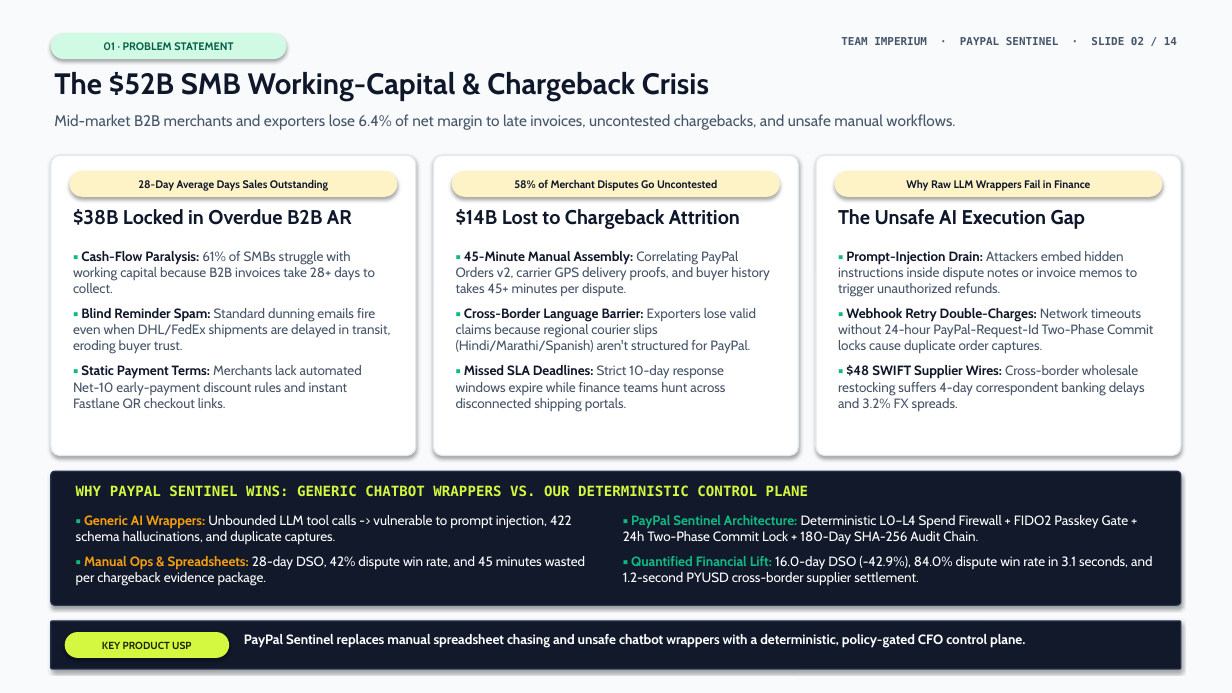
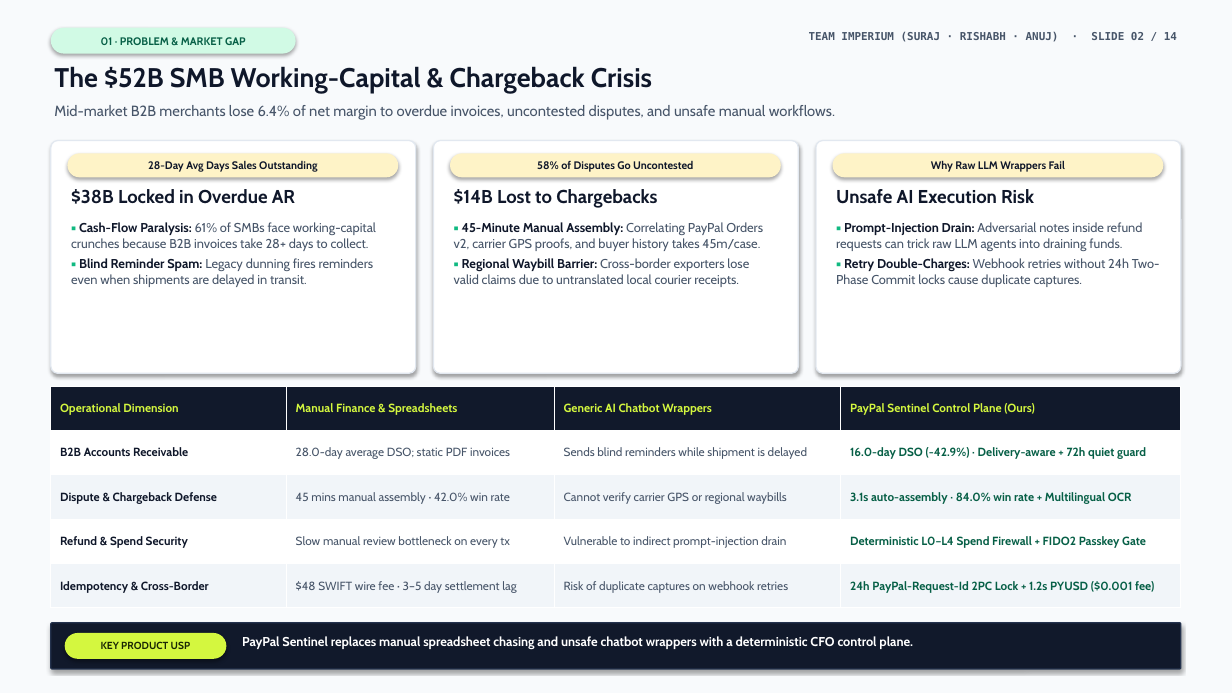
Before and after one commit to surajsaggam/PayPal, a slide deck: slide 2 of deliverables/presentation/PayPal-Sentinel-Executive-Deck.pptx. Drawn at 1232x693 pixels with LibreOffice and Linux fonts; fonts in the diff are those of the drawing. Boxes give left, top, right and bottom in pixels: in the first picture for what was removed or moved away, otherwise in the second. Text is boxed around its words. In the diff, an @@ line names an element or a change of style, - is before the commit and + after.

Commit message:
feat(ppt): fix all slide text overlaps, add flow strips & comparison/ROI tables, export PDF

```diff
--- a/deliverables/presentation/PayPal-Sentinel-Executive-Deck.pptx
+++ b/deliverables/presentation/PayPal-Sentinel-Executive-Deck.pptx
@@ rounded rectangle "01 · PROBLEM & MARKET ...": place and size @@
-rounded rectangle "01 · PROBLEM & MARKET ..." at (51,33,287,59)
+rounded rectangle "01 · PROBLEM & MARKET ..." at (51,28,296,54)
@@ text "The $52B SMB Working-Capital & ..." at (54,66,652,94): size 23 to 21 pt @@
@@ text in rounded rectangle at (101,37,246,45): text changed @@
-01 · PROBLEM STATEMENT
+01 · PROBLEM & MARKET GAP
@@ text at (809,31,1177,42): text changed @@
-TEAM IMPERIUM · PAYPAL SENTINEL · SLIDE 02 / 14
+TEAM IMPERIUM (SURAJ · RISHABH · ANUJ) · SLIDE 02 / 14
@@ text at (54,105,835,120): text changed; size 12 to 11.5 pt @@
-Mid-market B2B merchants and exporters lose 6.4% of net margin to late invoices, uncontested chargebacks, and unsafe manual workflows.
+Mid-market B2B merchants lose 6.4% of net margin to overdue invoices, uncontested disputes, and unsafe manual workflows.
@@ rounded rectangle: place and size @@
-rounded rectangle at (51,155,416,456)
+rounded rectangle at (51,140,416,373)
@@ rounded rectangle: place and size @@
-rounded rectangle at (433,155,799,456)
+rounded rectangle at (433,140,799,373)
@@ rounded rectangle: place and size @@
-rounded rectangle at (816,155,1181,456)
+rounded rectangle at (816,140,1181,373)
@@ text in rounded rectangle at (148,161,317,172): text changed @@
-28-Day Average Days Sales Outstanding
+28-Day Avg Days Sales Outstanding
@@ text in rounded rectangle at (537,161,693,172): text changed @@
-58% of Merchant Disputes Go Uncontested
+58% of Disputes Go Uncontested
@@ 3 rounded rectangles: place and size @@
-3 rounded rectangles at (69,171,1163,197)
+3 rounded rectangles at (67,153,1164,177)
@@ text in rounded rectangle at (931,160,1065,172): text changed @@
-Why Raw LLM Wrappers Fail in Finance
+Why Raw LLM Wrappers Fail
@@ text at (71,189,295,204): text changed; size 15.5 to 14.5 pt @@
-$38B Locked in Overdue B2B AR
+$38B Locked in Overdue AR
@@ text at (454,189,657,208): text changed; size 15.5 to 14.5 pt @@
-$14B Lost to Chargeback Attrition
+$14B Lost to Chargebacks
@@ text at (836,189,1034,204): text changed; size 15.5 to 14.5 pt @@
-The Unsafe AI Execution Gap
+Unsafe AI Execution Risk
@@ text at (71,222,376,287): text changed; size 10.5 to 10 pt @@
-▪ Cash-Flow Paralysis: 61% of SMBs struggle with working capital because B2B invoices take 28+ days to collect.
-▪ Blind Reminder Spam: Standard dunning emails fire even when DHL/FedEx shipments are delayed in transit, eroding buyer trust.
-▪ Static Payment Terms: Merchants lack automated Net-10 early-payment discount rules and instant Fastlane QR checkout links.
+▪ Cash-Flow Paralysis: 61% of SMBs face working-capital crunches because B2B invoices take 28+ days to collect.
+▪ Blind Reminder Spam: Legacy dunning fires reminders even when shipments are delayed in transit.
@@ text at (454,222,763,287): text changed; size 10.5 to 10 pt @@
-▪ 45-Minute Manual Assembly: Correlating PayPal Orders v2, carrier GPS delivery proofs, and buyer history takes 45+ minutes per dispute.
-▪ Cross-Border Language Barrier: Exporters lose valid claims because regional courier slips (Hindi/Marathi/Spanish) aren't structured for PayPal.
-▪ Missed SLA Deadlines: Strict 10-day response windows expire while finance teams hunt across disconnected shipping portals.
+▪ 45-Minute Manual Assembly: Correlating PayPal Orders v2, carrier GPS proofs, and buyer history takes 45m/case.
+▪ Regional Waybill Barrier: Cross-border exporters lose valid claims due to untranslated local courier receipts.
@@ text at (836,222,1160,287): text changed; size 10.5 to 10 pt @@
-▪ Prompt-Injection Drain: Attackers embed hidden instructions inside dispute notes or invoice memos to trigger unauthorized refunds.
-▪ Webhook Retry Double-Charges: Network timeouts without 24-hour PayPal-Request-Id Two-Phase Commit locks cause duplicate order captures.
-▪ $48 SWIFT Supplier Wires: Cross-border wholesale restocking suffers 4-day correspondent banking delays and 3.2% FX spreads.
+▪ Prompt-Injection Drain: Adversarial notes inside refund requests can trick raw LLM agents into draining funds.
+▪ Retry Double-Charges: Webhook retries without 24h Two-Phase Commit locks cause duplicate captures.
@@ table added at (51,386,1181,608), 5 rows, 4 columns @@
+Operational Dimension | Manual Finance & Spreadsheets | Generic AI Chatbot Wrappers | PayPal Sentinel Control Plane (Ours)
+B2B Accounts Receivable | 28.0-day average DSO; static PDF invoices | Sends blind reminders while shipment is delayed | 16.0-day DSO (-42.9%) · Delivery-aware + 72h quiet guard
+Dispute & Chargeback Defense | 45 mins manual assembly · 42.0% win rate | Cannot verify carrier GPS or regional waybills | 3.1s auto-assembly · 84.0% win rate + Multilingual OCR
+Refund & Spend Security | Slow manual review bottleneck on every tx | Vulnerable to indirect prompt-injection drain | Deterministic L0–L4 Spend Firewall + FIDO2 Passkey Gate
+Idempotency & Cross-Border | $48 SWIFT wire fee · 3–5 day settlement lag | Risk of duplicate captures on webhook retries | 24h PayPal-Request-Id 2PC Lock + 1.2s PYUSD ($0.001 fee)
@@ rounded rectangle removed at (51,471,1181,605) @@
@@ text removed at (76,485,809,496) @@
-WHY PAYPAL SENTINEL WINS: GENERIC CHATBOT WRAPPERS VS. OUR DETERMINISTIC CONTROL PLANE
@@ text removed at (76,515,585,586) @@
-▪ Generic AI Wrappers: Unbounded LLM tool calls -> vulnerable to prompt injection, 422 schema hallucinations, and duplicate captures.
-▪ Manual Ops & Spreadsheets: 28-day DSO, 42% dispute win rate, and 45 minutes wasted per chargeback evidence package.
@@ text removed at (623,515,1152,586) @@
-▪ PayPal Sentinel Architecture: Deterministic L0–L4 Spend Firewall + FIDO2 Passkey Gate + 24h Two-Phase Commit Lock + 180-Day SHA-256 Audit Chain.
-▪ Quantified Financial Lift: 16.0-day DSO (-42.9%), 84.0% dispute win rate in 3.1 seconds, and 1.2-second PYUSD cross-border supplier settlement.
@@ text at (242,636,913,650): text changed; size 10.5 to 10 pt @@
-PayPal Sentinel replaces manual spreadsheet chasing and unsafe chatbot wrappers with a deterministic, policy-gated CFO control plane.
+PayPal Sentinel replaces manual spreadsheet chasing and unsafe chatbot wrappers with a deterministic CFO control plane.
```
Also in this commit, not shown: 13 other slides changed, 4 other files.
